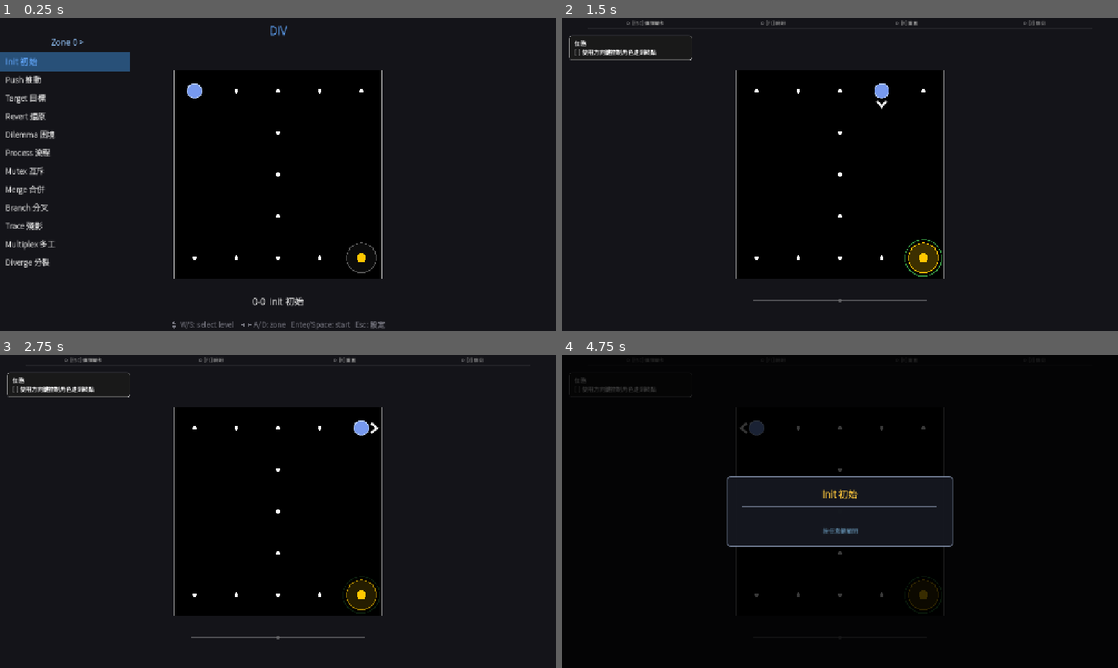
Above: before the commit, frames 1-4 (two rows, left to right).
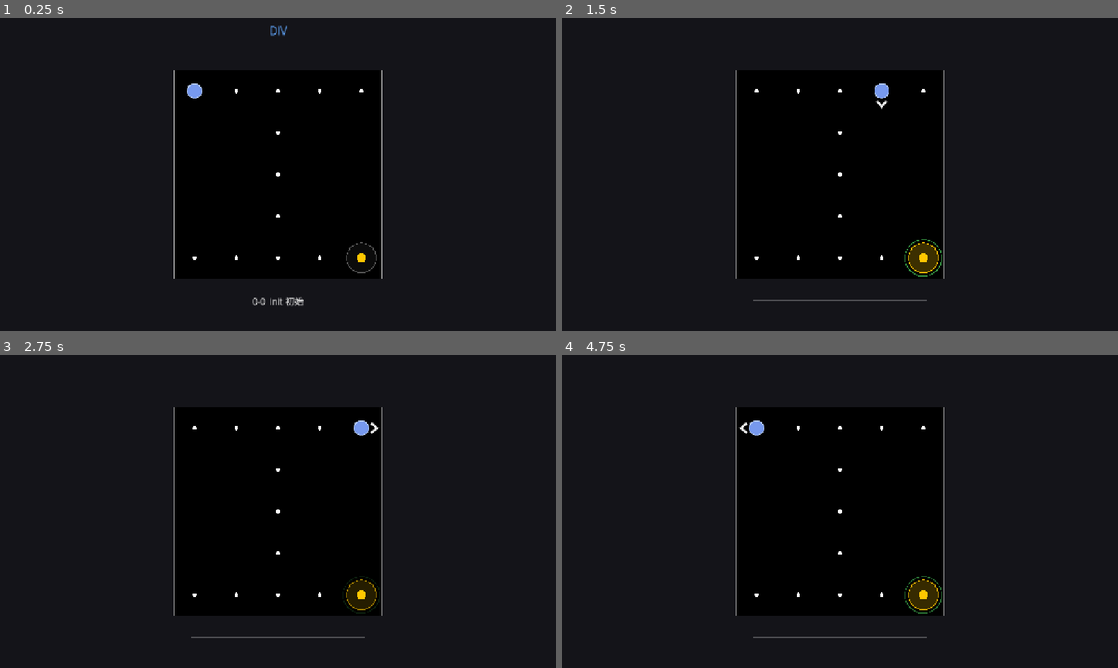
Above: after the commit, the same moments.

Repository: Periodev/DIV
Game: Godot game, scene res://scenes/main.tscn
Same seed, same stepped clock (60 frames per second), same inputs: the game is played once before the commit and once after it.
Inputs:
- Up to frame 1 (0.25 s): no input
- Up to frame 2 (1.5 s): tap Enter at 0.5, 0.6 s; hold D 0.53-1.28 s; tap Space at 0.77, 1.07 s; tap Keypad Enter at 0.8, 1.35 s; hold S from 1.28 s (still down)
- Up to frame 3 (2.75 s): tap Space at 1.52, 1.55, 1.82, 2, 2.1 s; release S at 2.03 s; hold D from 2.03 s (still down); tap Enter at 2.3 s
- Up to frame 4 (4.75 s): tap Enter at 2.75, 2.85, 4.55 s; release D at 2.78 s; hold W 2.78-3.53 s; tap Space at 3.02, 3.32, 3.5, 3.77, 3.8, 4.07, 4.52 s; tap Keypad Enter at 3.05, 3.6 s; hold A from 3.53 s (still down); tap Escape at 4.15 s; tap R at 4.35 s

The runs differ from the first frame. In frame 1, 3.1% of the frame differs, in the area x 0-70%, y 6-100%; in frame 2, 0.6%; in frame 3, 0.6%; in frame 4, 9.5%, in the area x 2-71%, y 7-91%.
Error after the commit: Parse Error: Class "Localization" hides an autoload singleton. (res://scripts/Localization.gd:1)

Commit message:
fix: Localization — class_name + static t() for GDScript parse-time resolution
Without class_name, GDScript's static analyser doesn't recognise the
autoload name until the project is reloaded.  Adding class_name Localization
and making t() a static func (using Engine.get_main_loop() to reach GameData)
lets every call-site resolve correctly at parse time without a project reload.
Also annotate seg1/seg2 in LevelSelect with explicit ': String' to silence
the type-inference cascade error.

Co-Authored-By: Claude Sonnet 4.6 <noreply@anthropic.com>

Diff:
--- a/godot/scripts/LevelSelect.gd
+++ b/godot/scripts/LevelSelect.gd
@@ -161,8 +161,8 @@
 	if font == null:
 		return
 	var r := 4.5
-	var seg1 := Localization.t("ls_footer1")
-	var seg2 := Localization.t("ls_footer2")
+	var seg1: String = Localization.t("ls_footer1")
+	var seg2: String = Localization.t("ls_footer2")
 	var w1 := font.get_string_size(seg1, HORIZONTAL_ALIGNMENT_LEFT, -1.0, fs).x
 	var w2 := font.get_string_size(seg2, HORIZONTAL_ALIGNMENT_LEFT, -1.0, fs).x
 	var pair_vw := r * 2.8   # ↑↓ pair width
--- a/godot/scripts/Localization.gd
+++ b/godot/scripts/Localization.gd
@@ -1,3 +1,4 @@
+class_name Localization
 extends Node
 
 const STRINGS := {
@@ -140,8 +141,15 @@
 }
 
 
-func t(key: String) -> String:
-	var gd = get_node_or_null("/root/GameData")
-	var lang: String = gd.language if gd != null else "zh"
+## Look up a localized string. Safe to call from any context including _draw().
+static func t(key: String) -> String:
+	var lang := "zh"
+	var ml := Engine.get_main_loop()
+	if ml is SceneTree:
+		var gd = (ml as SceneTree).root.get_node_or_null("GameData")
+		if gd != null:
+			var l = gd.get("language")
+			if l != null:
+				lang = str(l)
 	var table: Dictionary = STRINGS.get(lang, STRINGS["zh"]) as Dictionary
-	return table.get(key, STRINGS["zh"].get(key, key))
+	return str(table.get(key, STRINGS["zh"].get(key, key)))
